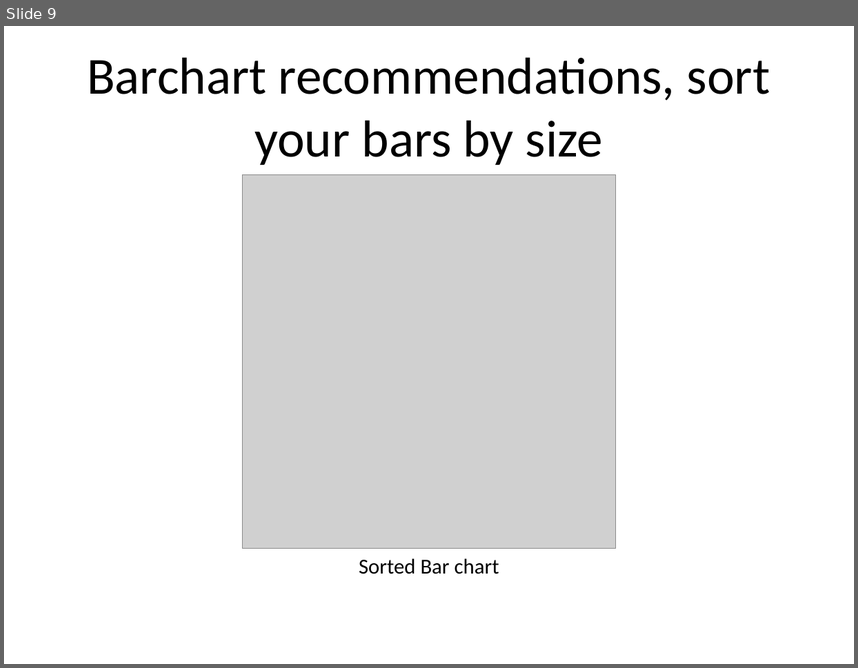
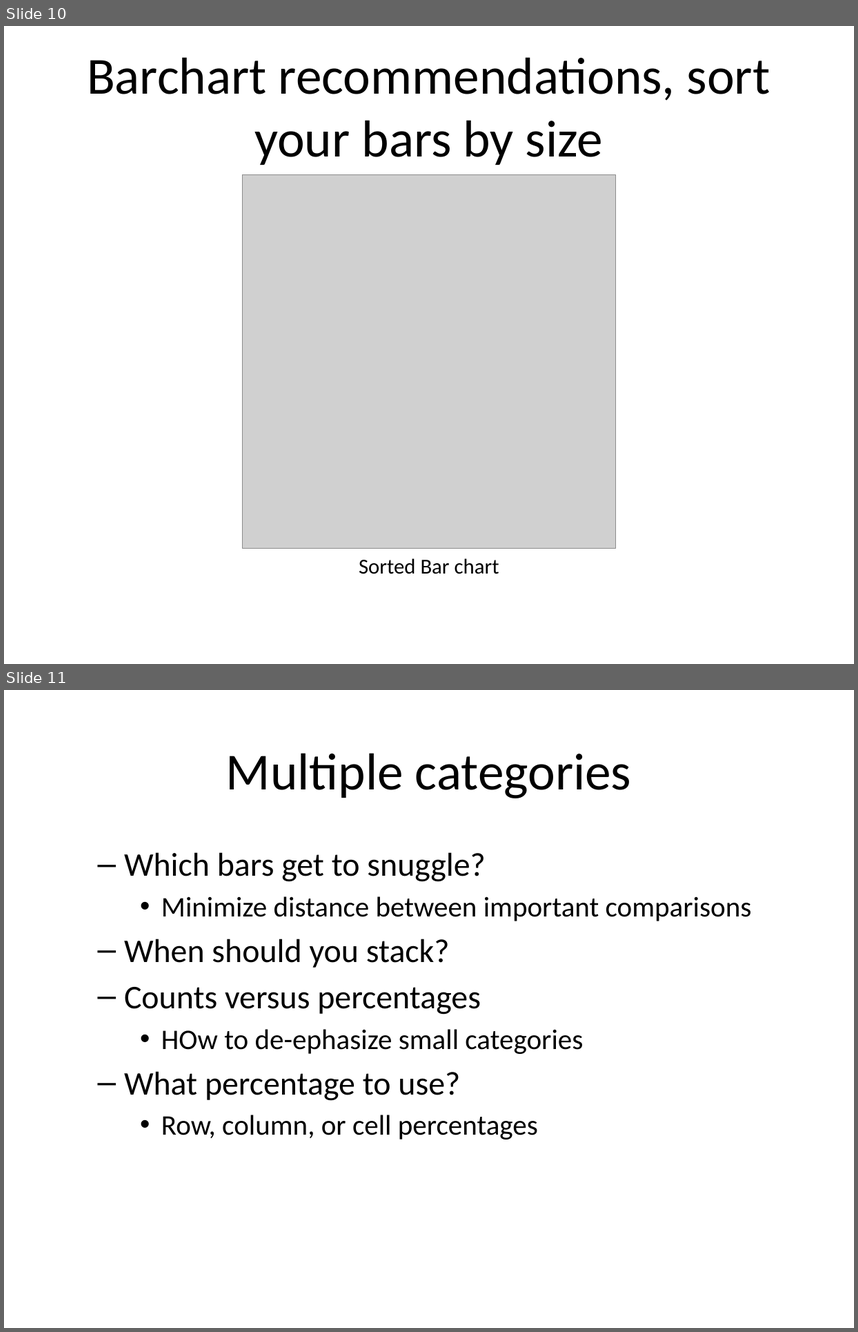
Before and after one commit to pmean/data-visualization, a slide deck: data-viz-02/component/recommendations-barcharts.pptx. Shown one above the other, each under a label of ours: slide 9 before the commit, slides 10 and 11 after it. The pictures are 858x668 and 858x1332 pixels, drawn with LibreOffice and Linux fonts; fonts in the diff are those of the drawing; grey boxes stand for pictures. Boxes give left, top, right and bottom in pixels: in the first picture for what was removed or moved away, otherwise in the second. Text is boxed around its words. In the diff, an @@ line names an element or a change of style, - is before the commit and + after.

```diff
--- a/data-viz-02/component/recommendations-barcharts.pptx
+++ b/data-viz-02/component/recommendations-barcharts.pptx
@@ slide 11 added at (4, 690, 854, 1328), background #FFFFFF @@
@@ title added at (226, 753, 631, 798), 44 pt, text #000000 @@
+Multiple categories
@@ text added at (124, 852, 752, 1139), 24 pt, text #000000 @@
+  – Which bars get to snuggle?
+    • Minimize distance between important comparisons
+  – When should you stack?
+  – Counts versus percentages
+    • HOw to de-ephasize small categories
+  – What percentage to use?
+    • Row, column, or cell percentages
@@ what was slide 9 is now slide 10 @@
```
Also in this commit, not shown: 6 other slides added, 22 other files.
